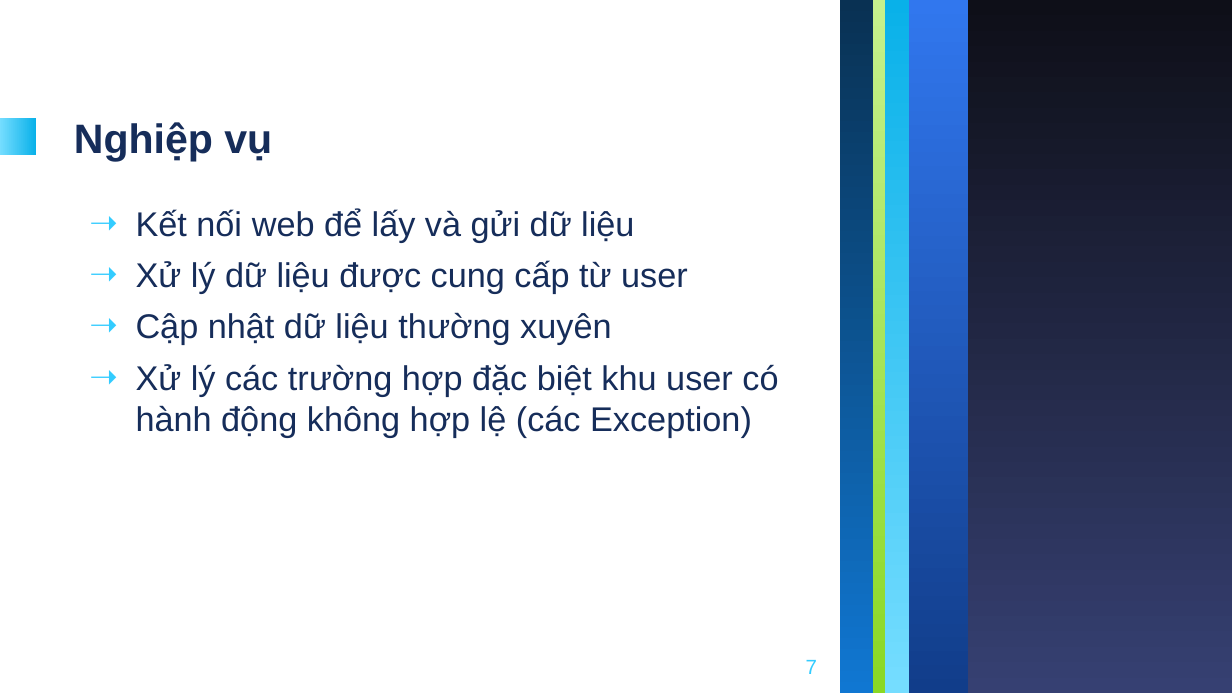
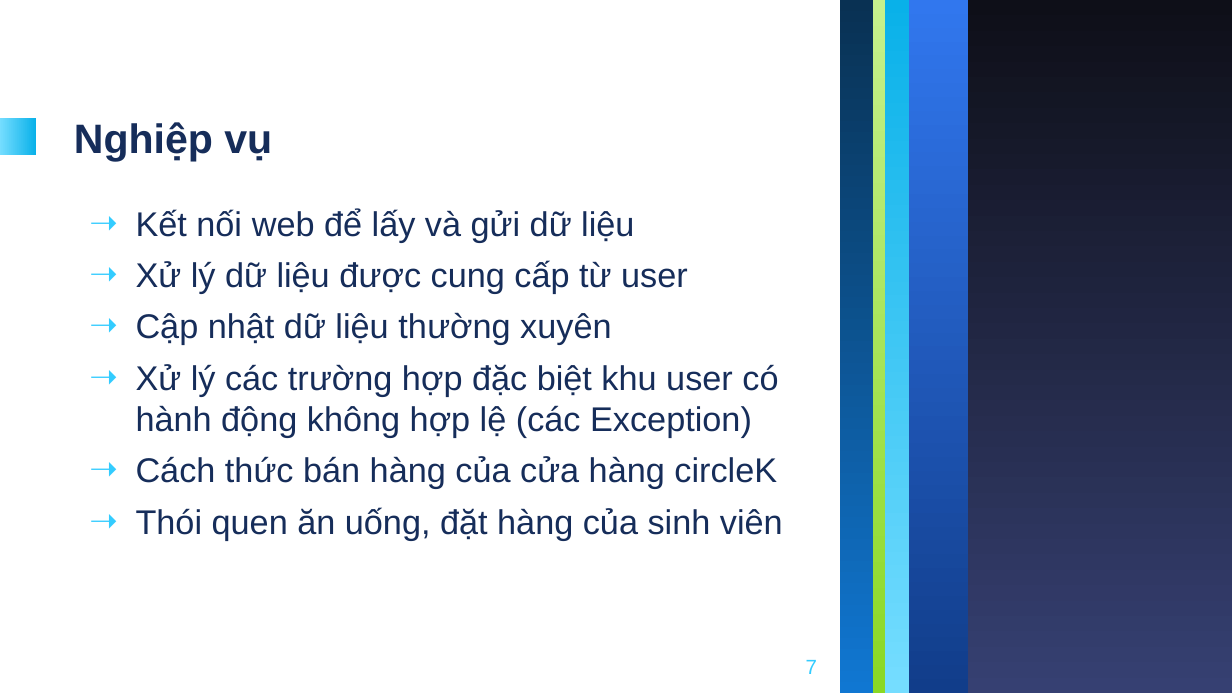
Before and after one commit to happy-lunch/Happy_Lunch, a slide deck: slide 7 of N65-HappyLunch.pptx. Drawn at 1232x693 pixels with LibreOffice and Linux fonts; fonts in the diff are those of the drawing. Boxes give left, top, right and bottom in pixels: in the first picture for what was removed or moved away, otherwise in the second. Text is boxed around its words. In the diff, an @@ line names an element or a change of style, - is before the commit and + after.

```diff
--- a/N65-HappyLunch.pptx
+++ b/N65-HappyLunch.pptx
@@ text at [136,456,783,540]: paragraphs added @@
+➝ Cách thức bán hàng của cửa hàng circleK
+➝ Thói quen ăn uống, đặt hàng của sinh viên
```
Also in this commit, not shown: 3 other slides changed, 30 other files.
